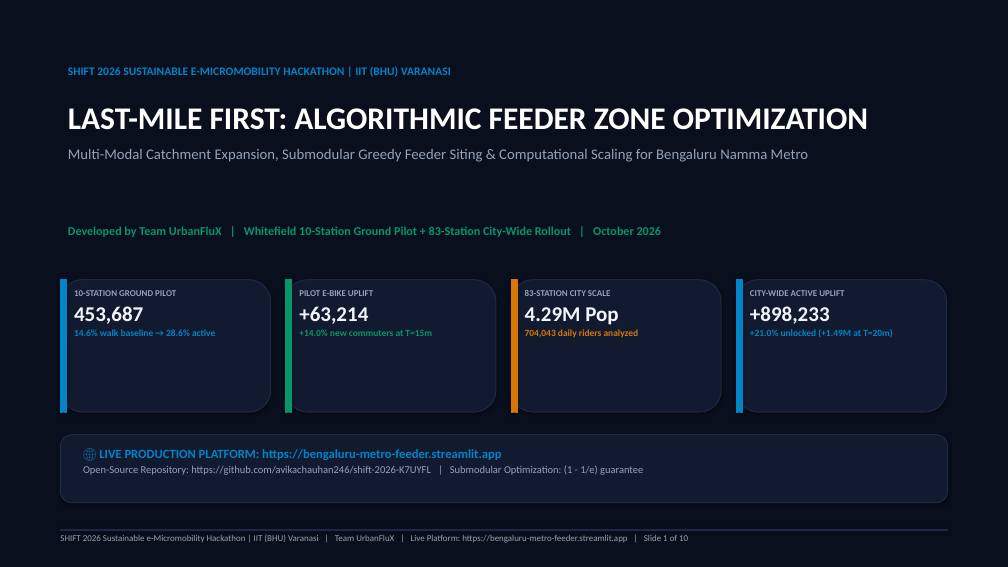
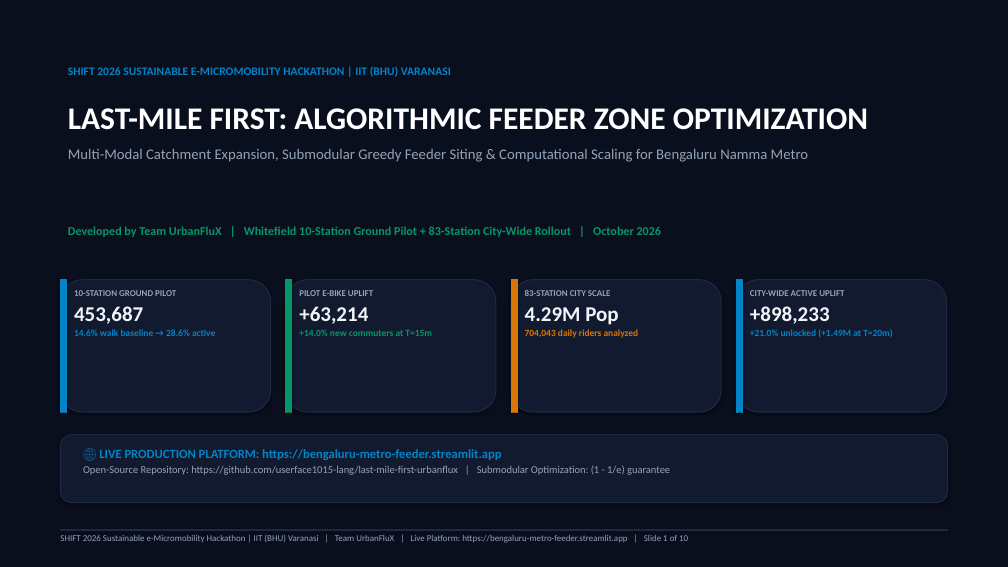
Before and after one commit to userface1015-lang/last-mile-first-urbanflux, a slide deck: slide 1 of docs/Last_Mile_First_UrbanFluX_Presentation.pptx. Drawn at 1008x567 pixels with LibreOffice and Linux fonts; fonts in the diff are those of the drawing. Boxes give left, top, right and bottom in pixels: in the first picture for what was removed or moved away, otherwise in the second. Text is boxed around its words. In the diff, an @@ line names an element or a change of style, - is before the commit and + after.

Commit message:
docs: update repository and citation URLs to userface1015-lang/last-mile-first-urbanflux

```diff
--- a/docs/Last_Mile_First_UrbanFluX_Presentation.pptx
+++ b/docs/Last_Mile_First_UrbanFluX_Presentation.pptx
@@ text at (83, 465, 670, 475): text changed @@
-Open-Source Repository: https://github.com/avikachauhan246/shift-2026-K7UYFL | Submodular Optimization: (1 - 1/e) guarantee
+Open-Source Repository: https://github.com/userface1015-lang/last-mile-first-urbanflux | Submodular Optimization: (1 - 1/e) guarantee
```
Also in this commit, not shown: 4 other files.
